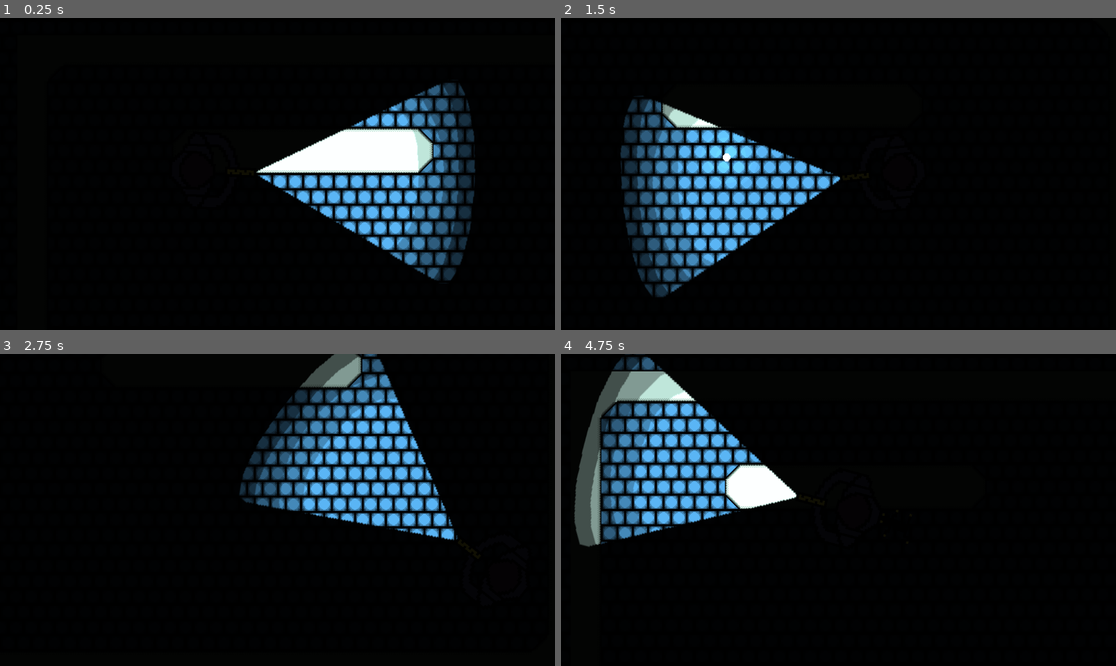
Above: before the commit, frames 1-4 (two rows, left to right).
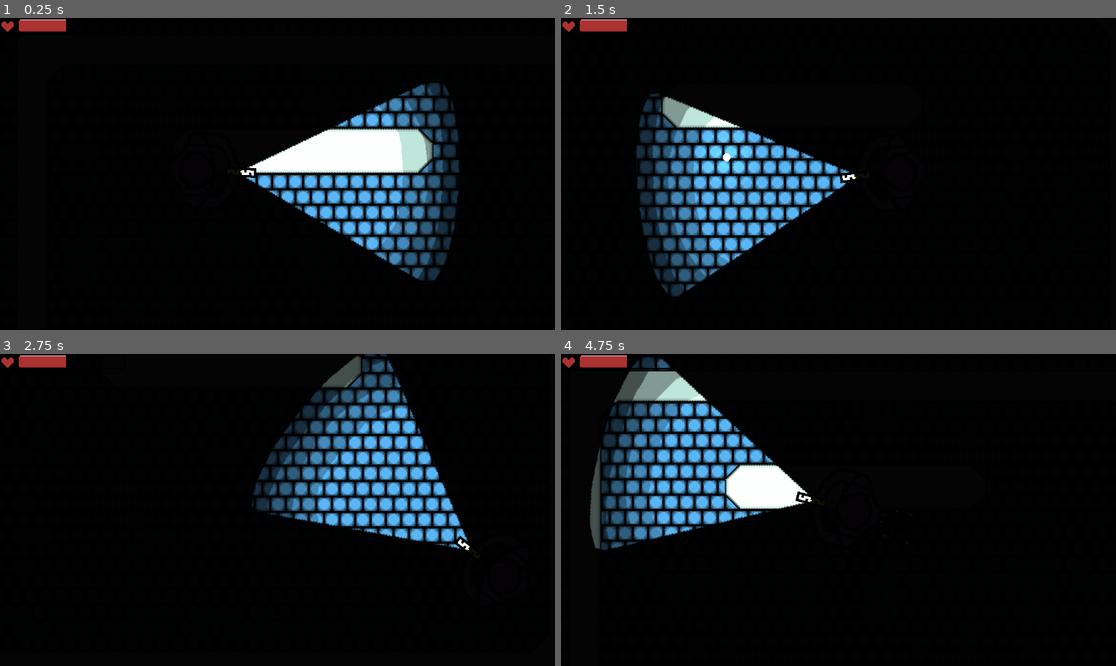
Above: after the commit, the same moments.

Repository: AnthonyDeSantiago/SPACE
Game: Godot game, scene res://Scenes/anthony_level.tscn
Same seed, same stepped clock (60 frames per second), same inputs: the game is played once before the commit and once after it. This scene is started directly instead of the project's main scene.
Inputs (mouse positions are in pixels of both pictures, inside the frame that each line leads up to):
- Up to frame 1 (0.25 s): no input
- Up to frame 2 (1.5 s): tap Enter at 0.5 s; move the mouse to (960, 158) at 0.52 s; press the mouse at (960, 158) at 0.53 s; hold D (right) 0.53-1.28 s; move the mouse to (727, 189) at 1.27 s; release the mouse at (727, 189) at 1.28 s; hold S (down) from 1.28 s (still down); click (727, 189) at 1.35 s
- Up to frame 3 (2.75 s): move the mouse to (333, 441) at 2.02 s; release S (down) at 2.03 s; press the mouse at (333, 441) at 2.03 s; hold D (right) from 2.03 s (still down)
- Up to frame 4 (4.75 s): move the mouse to (810, 572) at 2.77 s; release D (right) at 2.78 s; release the mouse at (810, 572) at 2.78 s; hold W (up) 2.78-3.53 s; click (810, 572) at 2.85 s; move the mouse to (1005, 556) at 3.52 s; press the mouse at (1005, 556) at 3.53 s; hold A (left) from 3.53 s (still down); move the mouse to (672, 463) at 4.27 s; release the mouse at (672, 463) at 4.28 s; click (672, 463) at 4.35 s

The runs differ from the first frame. In frame 1, 6.6% of the frame differs, in the area x 0-86%, y 0-85%; in frame 2, 6.5%; in frame 3, 6.4%; in frame 4, 7.2%, in the area x 0-46%, y 0-64%.

Commit message:
Added Health Bar UI Element

Diff:
--- a/Scenes/anthony_level.tscn
+++ b/Scenes/anthony_level.tscn
@@ -1,10 +1,13 @@
-[gd_scene load_steps=11 format=3 uid="uid://dhb4mqu6oa5sw"]
+[gd_scene load_steps=14 format=3 uid="uid://dhb4mqu6oa5sw"]
 
 [ext_resource type="Script" path="res://Scripts/level_script.gd" id="1_ed44a"]
 [ext_resource type="PackedScene" uid="uid://cqd3dppvs4hd2" path="res://Scenes/spawner.tscn" id="2_bqv8q"]
 [ext_resource type="Texture2D" uid="uid://clo5hwm2nqulo" path="res://Art/simple_tile_set.png" id="2_hdnbv"]
 [ext_resource type="Texture2D" uid="uid://do47aeewpxqg3" path="res://Art/Another_Tile_Set.png" id="3_6qmvo"]
 [ext_resource type="PackedScene" uid="uid://djqldkhfm7mwj" path="res://Scenes/simple_char.tscn" id="3_t6bh1"]
+[ext_resource type="Texture2D" uid="uid://ckropvpiic5he" path="res://Art/UI_Art/Simple_Heart.png" id="6_8xejw"]
+[ext_resource type="Texture2D" uid="uid://c4sqtoid3sqpy" path="res://Art/UI_Art/Health_Bar_Fill.png" id="7_oq3cs"]
+[ext_resource type="Texture2D" uid="uid://dghessuscq8fr" path="res://Art/UI_Art/Health_Bar_Boundaryl.png" id="7_w6wkt"]
 
 [sub_resource type="TileSetAtlasSource" id="TileSetAtlasSource_1sbgy"]
 texture = ExtResource("2_hdnbv")
@@ -130,5 +133,22 @@
 [node name="CanvasModulate" type="CanvasModulate" parent="."]
 color = Color(0.0627451, 0.0627451, 0.0627451, 1)
 
+[node name="CanvasLayer" type="CanvasLayer" parent="."]
+
+[node name="GridContainer" type="GridContainer" parent="CanvasLayer"]
+offset_right = 40.0
+offset_bottom = 40.0
+columns = 2
+
+[node name="TextureRect" type="TextureRect" parent="CanvasLayer/GridContainer"]
+layout_mode = 2
+texture = ExtResource("6_8xejw")
+
+[node name="TextureProgressBar" type="TextureProgressBar" parent="CanvasLayer/GridContainer"]
+layout_mode = 2
+value = 45.0
+texture_over = ExtResource("7_w6wkt")
+texture_progress = ExtResource("7_oq3cs")
+
 [connection signal="child_entered_tree" from="." to="." method="_on_child_entered_tree"]
 [connection signal="tree_entered" from="." to="." method="_on_tree_entered"]
--- a/Scenes/simple_char.tscn
+++ b/Scenes/simple_char.tscn
@@ -29,7 +29,7 @@
 texture = ExtResource("3_ioft6")
 
 [node name="PointLight2D" type="PointLight2D" parent="Marker2D/Char"]
-position = Vector2(69.4, 0)
+position = Vector2(62.8, 0.2)
 scale = Vector2(0.33342, 0.57875)
 energy = 5.0
 shadow_enabled = true
Binary file added: Art/UI_Art/Health_Bar.aseprite
Binary file added: Art/UI_Art/Health_Bar_Boundaryl.png
Not shown, added: Art/UI_Art/Health_Bar_Boundaryl.png.import
Binary file added: Art/UI_Art/Health_Bar_Fill.png
Not shown, added: Art/UI_Art/Health_Bar_Fill.png.import
Binary file added: Art/UI_Art/Simple_Heart.aseprite
Binary file added: Art/UI_Art/Simple_Heart.png
Not shown, added: Art/UI_Art/Simple_Heart.png.import
Not shown, added: Art/UI_Art/image.png.import
